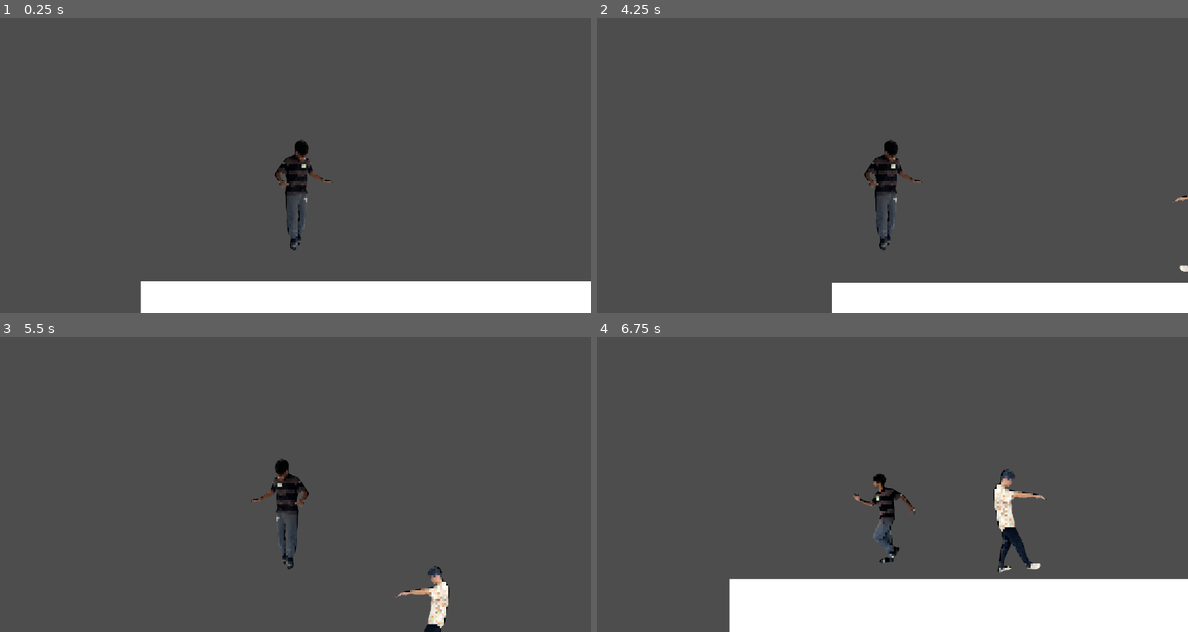
Above: before the commit, frames 1-4 (two rows, left to right).
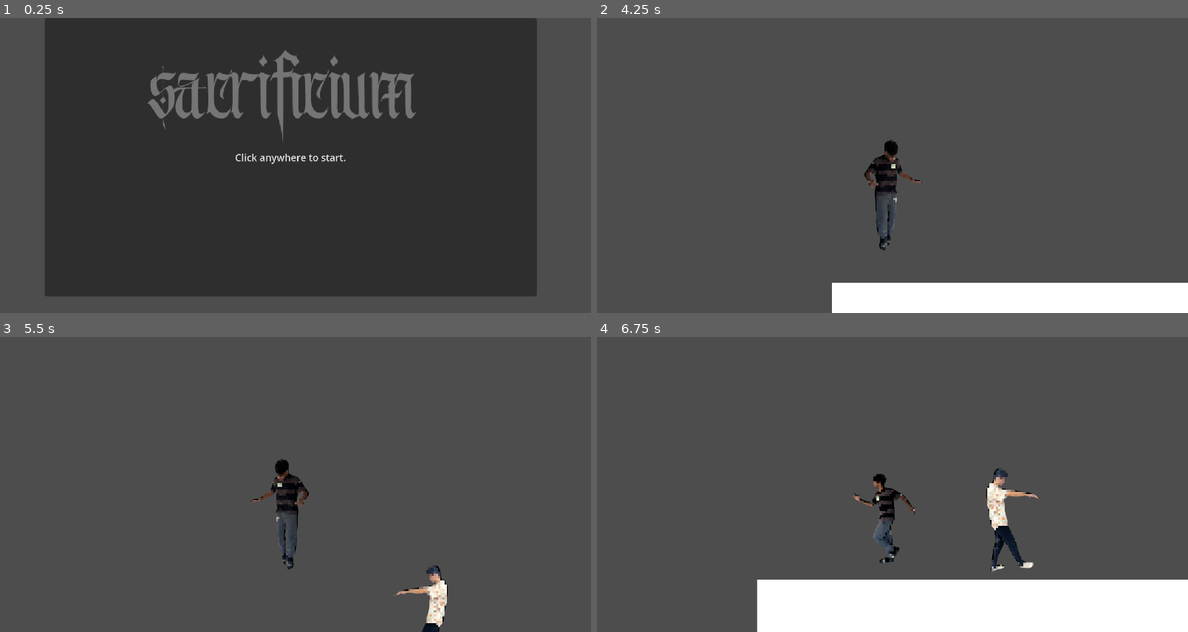
Above: after the commit, the same moments.

Repository: awadui/awesomeplatformer
Game: Godot game, scene res://Scenes/IntroMenu.tscn
Same seed, same stepped clock (60 frames per second), same inputs: the game is played once before the commit and once after it. Before the commit the project starts from res://Scenes/world.tscn.
Inputs (mouse positions are in pixels of both pictures, inside the frame that each line leads up to):
- Up to frame 1 (0.25 s): no input
- Up to frame 2 (4.25 s): click (886, 156) at 0.5 s, where only the run after the commit has a clickable "Click anywhere to start."; tap Enter at 1.25 s; hold D (move_right ) 1.28-2.78 s; tap Space (jump) at 1.52, 2.27, 3.77 s; hold A (move_left) 2.78-3.53 s; hold D (move_right ) from 3.53 s (still down)
- Up to frame 3 (5.5 s): tap Space (jump) at 4.52, 5.27 s; release D (move_right ) at 5.03 s; hold A (move_left) from 5.03 s (still down)
- Up to frame 4 (6.75 s): release A (move_left) at 5.78 s; hold D (move_right ) 5.78-6.53 s; hold A (move_left) from 6.53 s (still down)

The runs differ from the first frame. In frame 1, 82% of the frame differs, in the area x 7-100%, y 0-100%; in frame 2, less than 0.1%; in frame 3, 0.5%; in frame 4, 2.3%.

Commit message:
intromenu bugfix

Diff:
--- a/awesomeplatformer/Scenes/IntroMenu.tscn
+++ b/awesomeplatformer/Scenes/IntroMenu.tscn
@@ -39,7 +39,14 @@
 &"title text": SubResource("Animation_spxyf")
 }
 
-[node name="IntroMenu" type="Node2D"]
+[node name="IntroMenu" type="Control"]
+layout_mode = 3
+anchors_preset = 0
+offset_left = 171.0
+offset_top = 47.000004
+offset_right = 171.0
+offset_bottom = 47.000004
+scale = Vector2(0.37044254, 0.3723543)
 script = ExtResource("1_spxyf")
 
 [node name="Label" type="Sprite2D" parent="."]
@@ -52,6 +59,7 @@
 }
 
 [node name="StartButton" type="Button" parent="."]
+layout_mode = 0
 offset_left = -388.0
 offset_top = -126.0
 offset_right = 421.0
--- a/awesomeplatformer/Scenes/intro_menu.gd
+++ b/awesomeplatformer/Scenes/intro_menu.gd
@@ -5,7 +5,6 @@
 func _ready():
 	start_button.connect("pressed", Callable(self, "_on_start_pressed"))
 
-func on_start_pressed():
-	var main_scene = preload("res://Scenes/world.tscn").instantiate()
-	get_tree().root.add_child(main_scene)
-	queue_free()
+func _on_start_pressed():
+	print("Start button pressed!")  # debug message
+	get_tree().change_scene_to_file("res://Scenes/world.tscn")
--- a/awesomeplatformer/project.godot
+++ b/awesomeplatformer/project.godot
@@ -11,7 +11,7 @@
 [application]
 
 config/name="awesomeplatformer"
-run/main_scene="uid://bghvjmrb6tdgw"
+run/main_scene="uid://wpd7wbrf66a2"
 config/features=PackedStringArray("4.5", "Forward Plus")
 config/icon="res://icon.svg"
 
